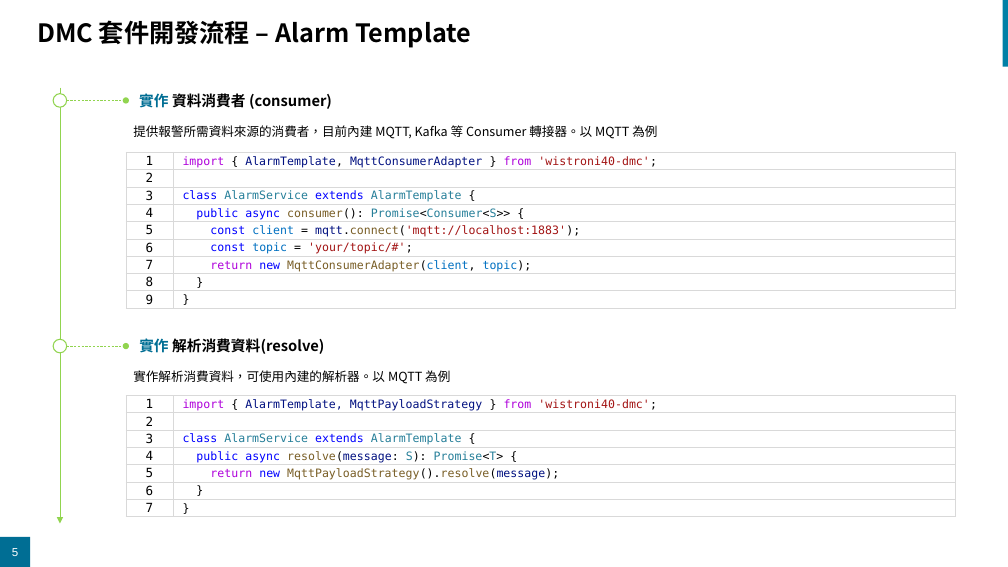
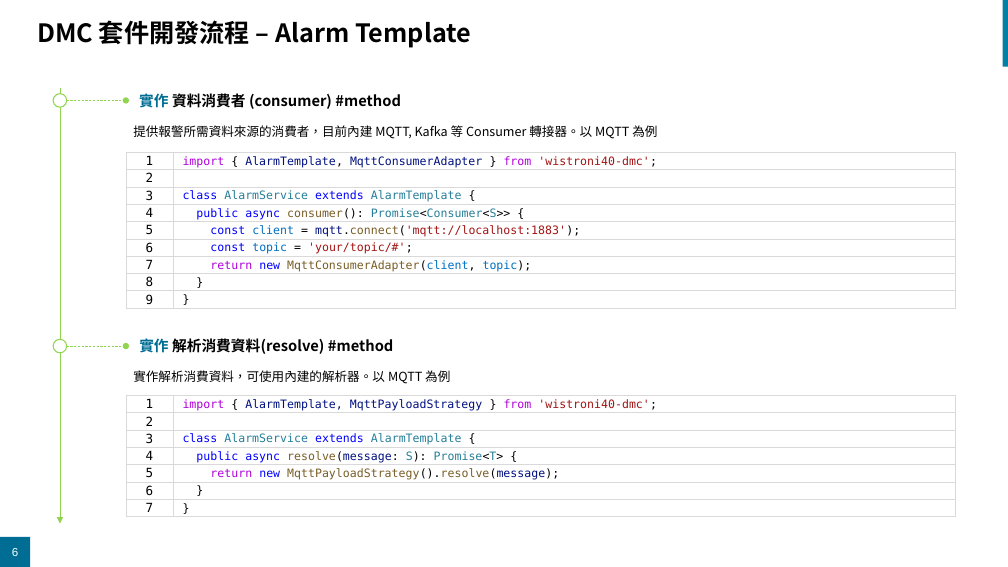
Before and after one commit to SteveLin100132/dmc, a slide deck: slide 6 of docs/architecture.pptx (slide 5 before the commit). Drawn at 1008x567 pixels with LibreOffice and Linux fonts; fonts in the diff are those of the drawing; background and template pictures are left out. Boxes give left, top, right and bottom in pixels: in the first picture for what was removed or moved away, otherwise in the second. Text is boxed around its words. In the diff, an @@ line names an element or a change of style, - is before the commit and + after.

```diff
--- a/docs/architecture.pptx
+++ b/docs/architecture.pptx
@@ text at (x1=139, y1=93, x2=401, y2=109): text changed @@
-實作 資料消費者 (consumer)
+實作 資料消費者 (consumer) #method
@@ text at (x1=139, y1=338, x2=394, y2=354): text changed @@
-實作 解析消費資料(resolve)
+實作 解析消費資料(resolve) #method
```
Also in this commit, not shown: 9 other slides changed, 7 slides added.
